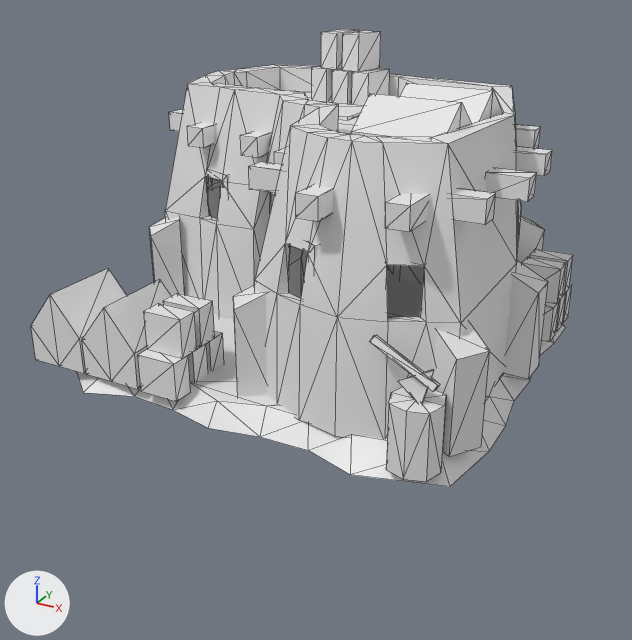
What one commit did to the COLLADA model art/meshes/structural/soninke/storehouse.dae.
The view is the same before and after, from a camera (50 mm lens) standing at (10.6, -20.3, 10.3) and looking at (-0.1, -0.8, 0.6). Every picture has the same lights, and +X, +Y and +Z are marked at lower left. The picture after the commit comes second. Mesh edges are drawn as thin lines.

Names of what the first picture shows: 'storehouse'.
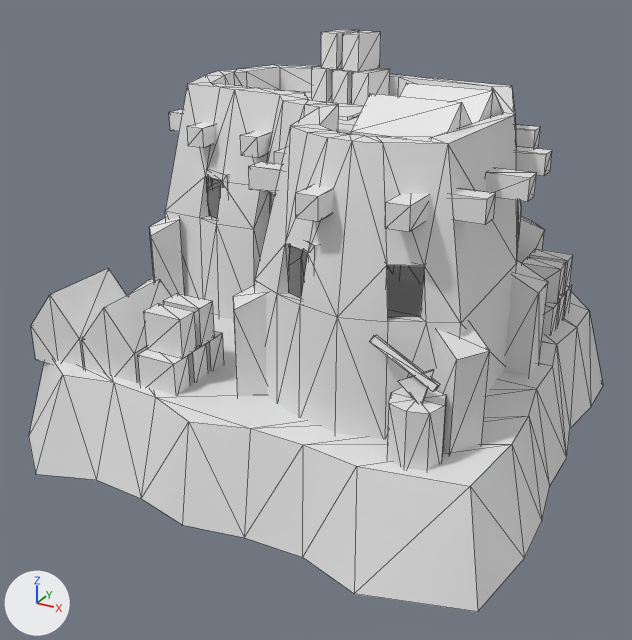
Pixel boxes [x1, y1, x2, y2] of what changed, in the pictures (632 x 640 px; the box of a moved part takes in the faces that stretch with it):
'storehouse', reshaped (27% taller)
    before: [31, 29, 573, 487]
    after: [29, 29, 603, 612]
part 1 of me_cubo_727, moved or reshaped
    before: [76, 270, 566, 487]
    after: [29, 270, 603, 612]
part 2 of me_cubo_727, shading changed
    before: [42, 275, 571, 487]
    after: [29, 275, 603, 612]

The change, as a diff of the scene's bpy script:
```diff
--- a/art/meshes/structural/soninke/storehouse.dae.py
+++ b/art/meshes/structural/soninke/storehouse.dae.py
@@ me_cubo_727 @@
 # used by ob_storehouse; location = (0.0, 0.0, 0.0)
-me_cubo_727.from_pydata(...)  # 773 vertices, 1294 faces; spans x -6.44..5.87, y -5.92..6.43, z -0.34..7.8
+me_cubo_727.from_pydata(...)  # 773 vertices, 1294 faces; spans x -7.47..7.09, y -7.15..7.66, z -2.34..7.8
+# me_cubo_727 part 1: the loose piece of 64 vertices spanning x -6.27..5.87, y -5.92..6.43, z -0.34..0.2 is scaled about its middle by (1.2, 1.2, 4.69), then moved by (0.01, 0.0, -1.0)
+# me_cubo_727 part 2: edges marked sharp go from 1021 to 1025
 me_cubo_727.materials.append(mat_a_exturas_soninké)
```
